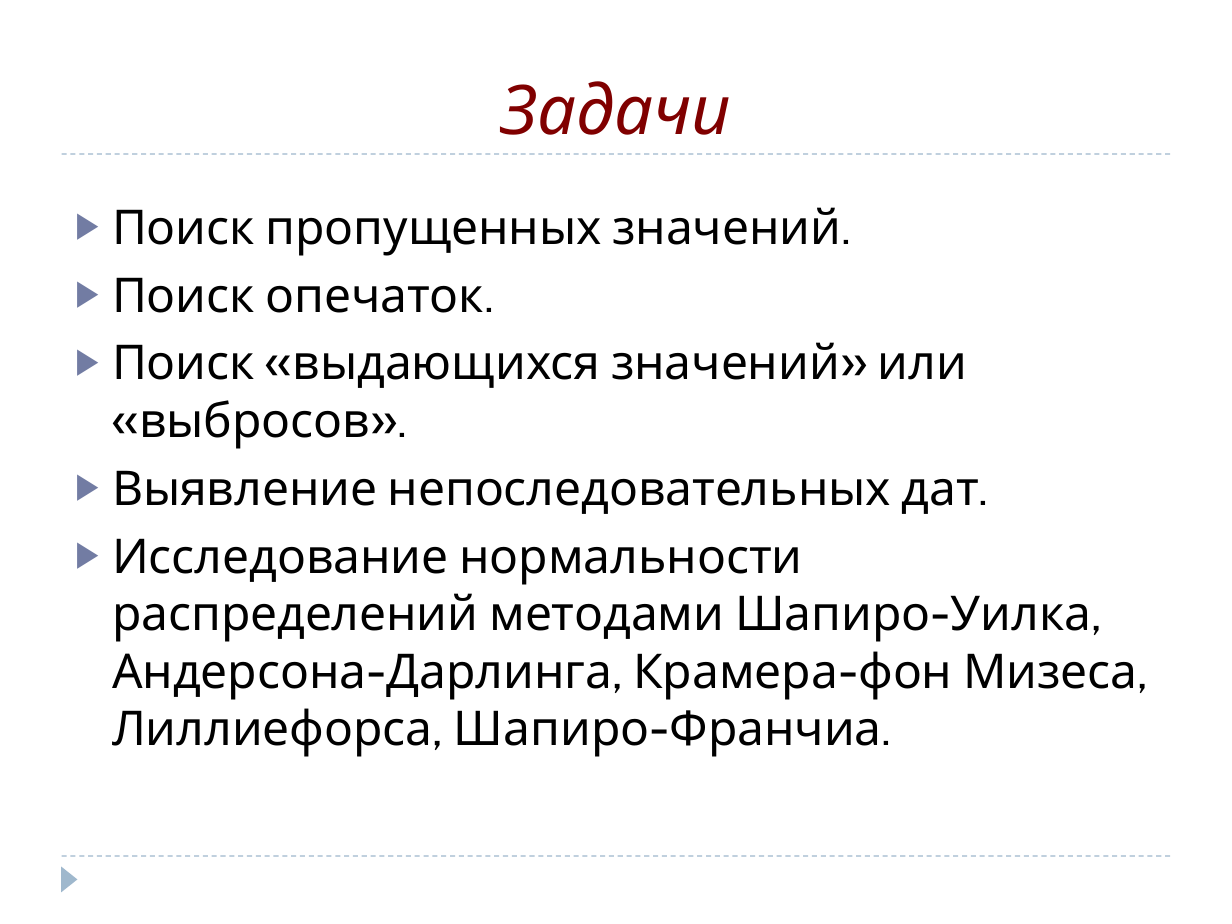
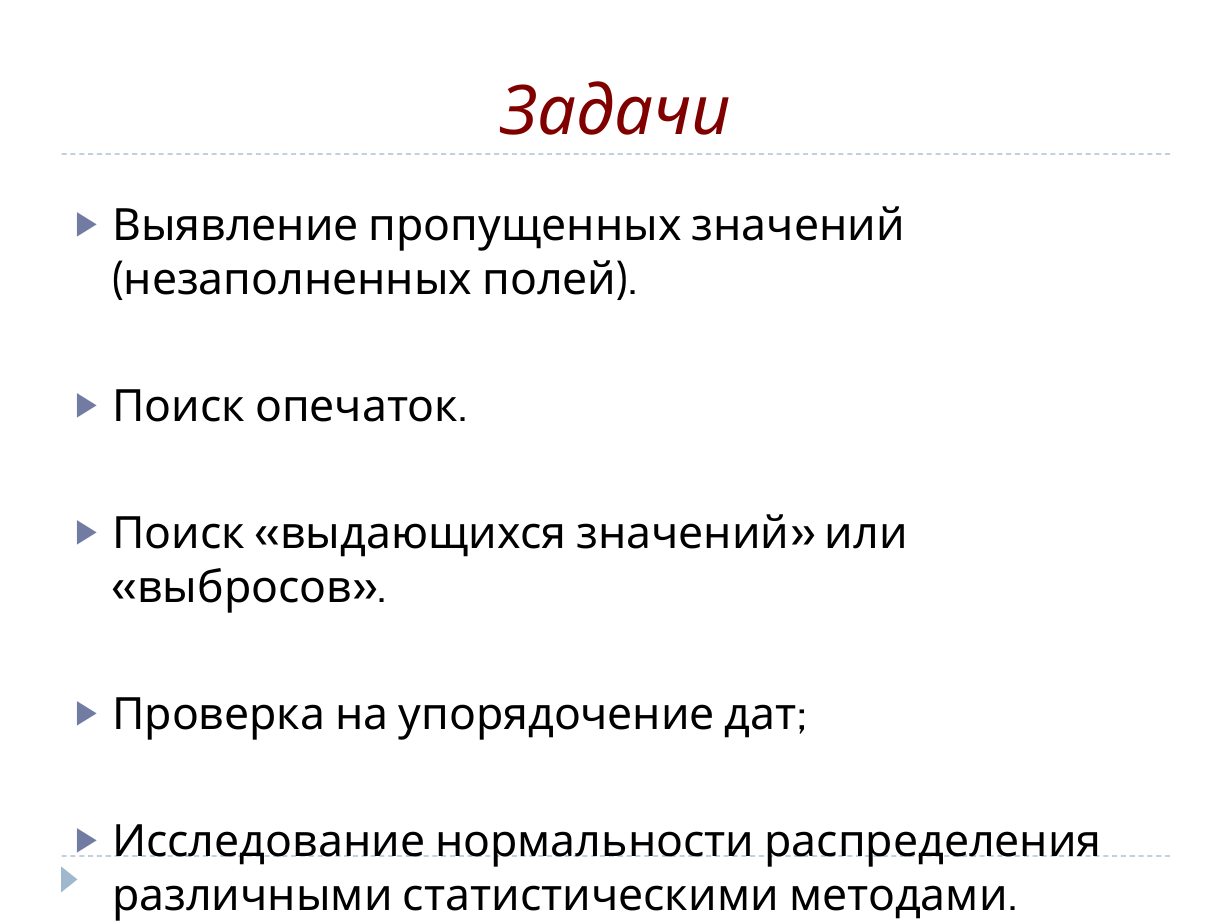
Before and after one commit to SophieKoshkareva/Article, a slide deck: slide 6 of Diploma_Koshkareva.pptx (slide 5 before the commit). Drawn at 1232x924 pixels with LibreOffice and Linux fonts; fonts in the diff are those of the drawing. Boxes give left, top, right and bottom in pixels: in the first picture for what was removed or moved away, otherwise in the second. Text is boxed around its words. In the diff, an @@ line names an element or a change of style, - is before the commit and + after.

```diff
--- a/Diploma_Koshkareva.pptx
+++ b/Diploma_Koshkareva.pptx
@@ text at <box>112,206,905,295</box>: text changed; size 28 to 26 pt @@
-▶ Поиск пропущенных значений.
+▶ Выявление пропущенных значений (незаполненных полей).
@@ text at <box>112,389,908,613</box>: size 28 to 26 pt in "Поиск опечаток.", "Поиск «выдающихся значений» или «выбросов»." @@
@@ text at <box>112,697,1101,921</box>: text changed; size 28 to 26 pt @@
-▶ Выявление непоследовательных дат.
-▶ Исследование нормальности распределений методами Шапиро-Уилка, Андерсона-Дарлинга, Крамера-фон Мизеса, Лиллиефорса, Шапиро-Франчиа.
+▶ Проверка на упорядочение дат;
+▶ Исследование нормальности распределения различными статистическими методами.
```
Also in this commit, not shown: 2 other slides changed, 4 slides added, 3 slides removed, 1 other file.
